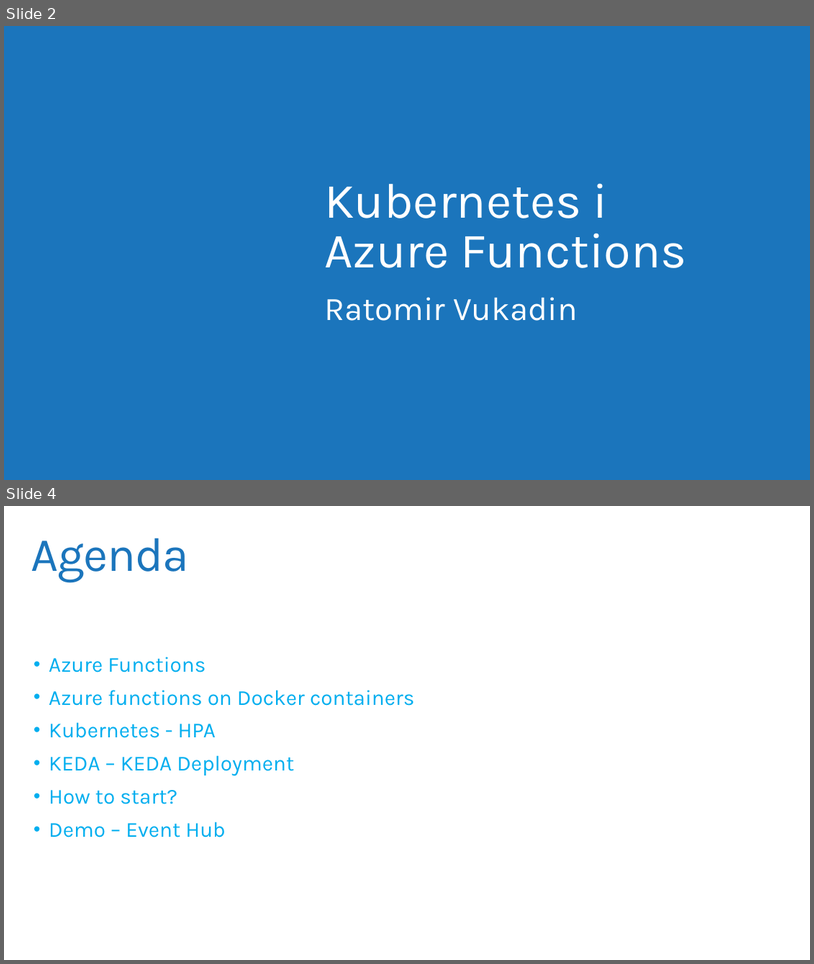
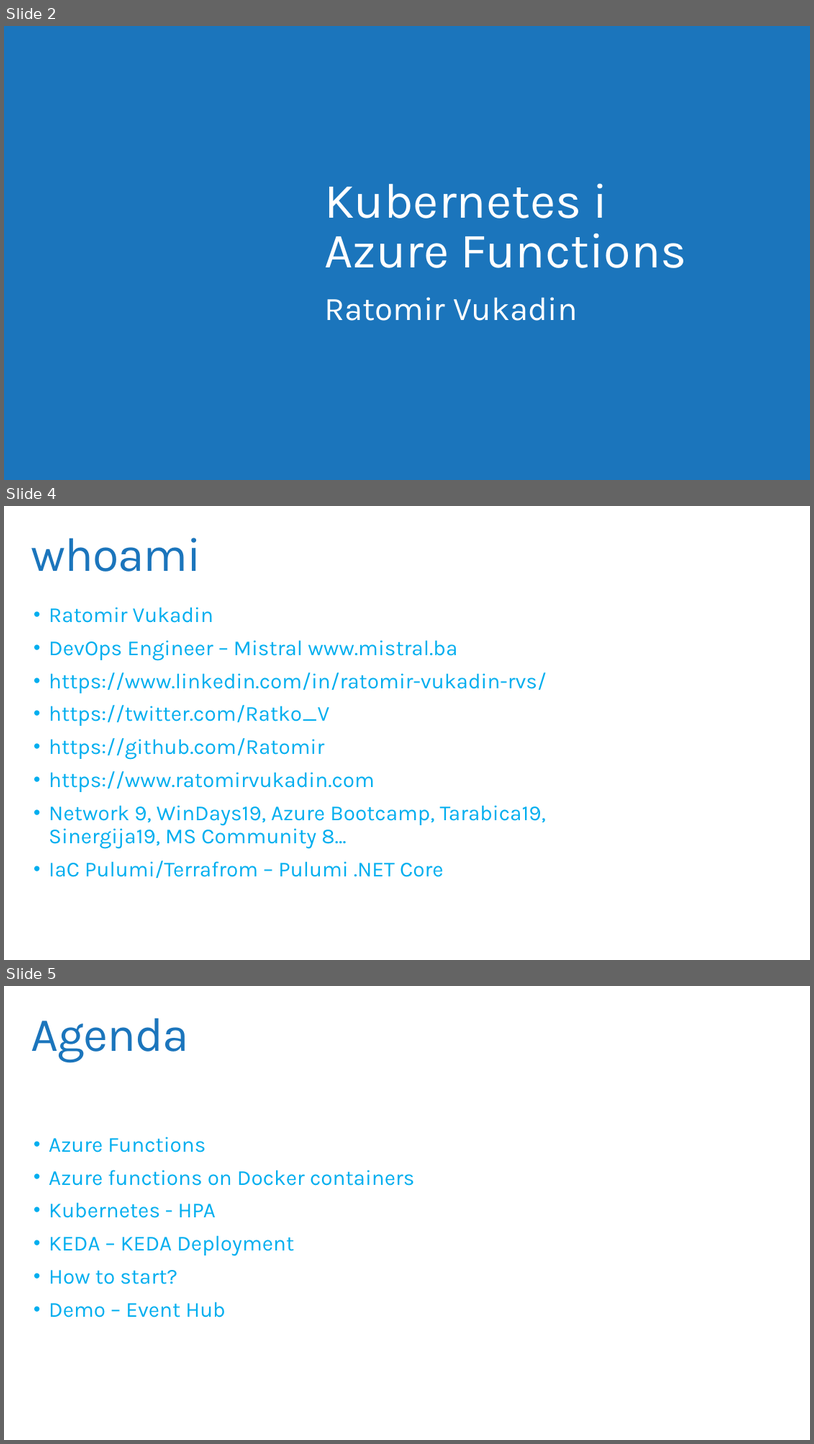
Before and after one commit to Ratomir/ATD15, a slide deck: ppt/ATD15_Ratomir_Vukadin_Kubernetes_AzureFunctions.pptx. Shown one above the other, each under a label of ours: slides 2 and 4 before the commit, slides 2, 4 and 5 after it; the slides between them are not shown. The pictures are 814x964 and 814x1444 pixels, drawn with LibreOffice and Linux fonts; fonts in the diff are those of the drawing; background and template pictures are left out. Boxes give left, top, right and bottom in pixels: in the first picture for what was removed or moved away, otherwise in the second. Text is boxed around its words. In the diff, an @@ line names an element or a change of style, - is before the commit and + after.

Commit message:
ppt

```diff
--- a/ppt/ATD15_Ratomir_Vukadin_Kubernetes_AzureFunctions.pptx
+++ b/ppt/ATD15_Ratomir_Vukadin_Kubernetes_AzureFunctions.pptx
@@ slide 4 added at (4, 506, 810, 960), background #FFFFFF @@
@@ title added at (31, 538, 202, 572), 58 pt, text #1B75BC @@
+whoami
@@ text added at (49, 607, 547, 878), 26 pt, text #00AEEF @@
+• Ratomir Vukadin
+• DevOps Engineer – Mistral www.mistral.ba
+• https://www.linkedin.com/in/ratomir-vukadin-rvs/
+• https://twitter.com/Ratko_V
+• https://github.com/Ratomir
+• https://www.ratomirvukadin.com
+• Network 9, WinDays19, Azure Bootcamp, Tarabica19, Sinergija19, MS Community 8…
+• IaC Pulumi/Terrafrom – Pulumi .NET Core
@@ what was slide 4 is now slide 5 @@
```
